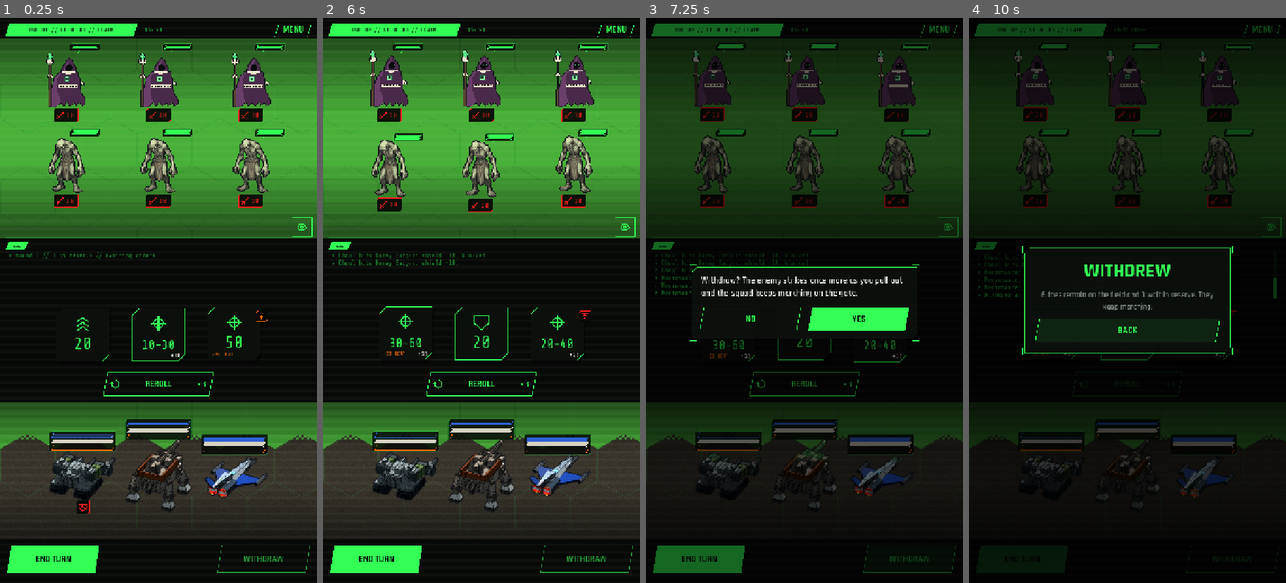
Above: before the commit, frames 1-4 (left to right).
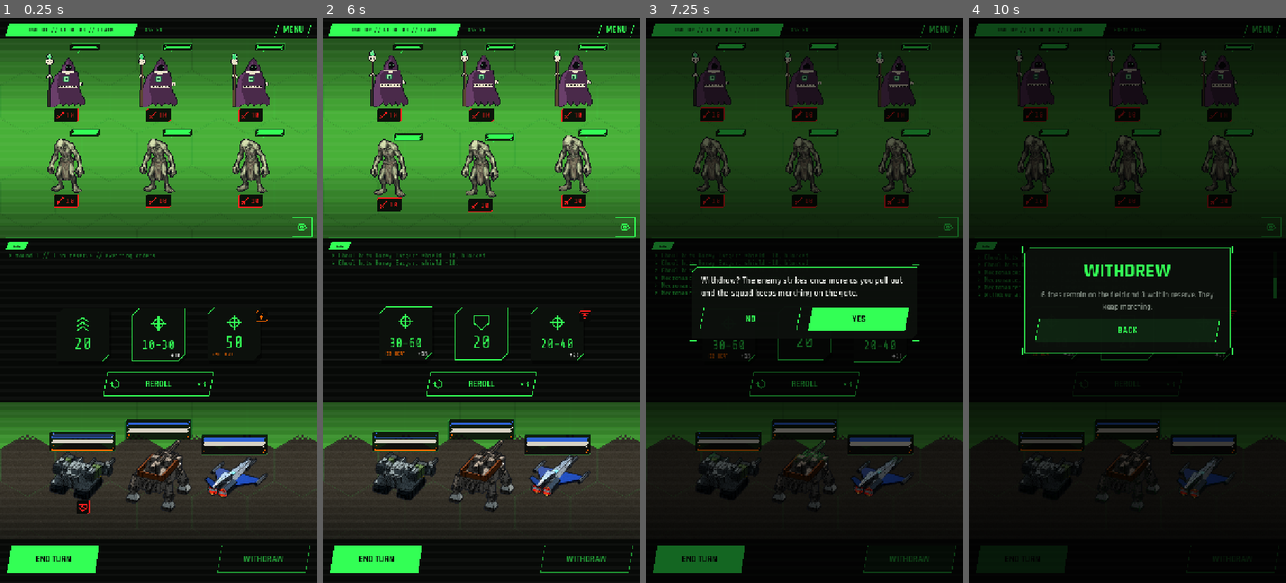
Above: after the commit, the same moments.

Repository: ryanjdmartin/riftgate
Game: Godot game, scene res://game/skirmish/skirmish_screen.tscn
The game is run twice, just before and just after one commit, with the same random seed, the same clock (stepped at 60 frames per second) and the same inputs. This scene is started directly instead of the project's main scene.
Inputs (mouse positions are in pixels of both pictures, inside the frame that each line leads up to):
- Up to frame 1 (0.25 s): no input
- Up to frame 2 (6 s): click (624, 227) at 0.5 s; click "REROLL" at 1.25 s; click "END TURN" at 2 s; click "WITHDRAW" at 2.75 s; click (624, 227) at 3.5 s; click "REROLL" at 4.25 s; click "END TURN" at 5 s; click "YES" at 5.75 s
- Up to frame 3 (7.25 s): click "WITHDRAW" at 6.5 s
- Up to frame 4 (10 s): click "YES" at 7.25 s; click (1270, 227) at 8 s; click "MENU" at 8.75 s; click "BACK" at 9.5 s

The runs differ from the first frame. In frame 1, 1.9% of the frame differs, in the area x 14-86%, y 6-31%; in frame 2, 1.8%; in frame 3, 1.3%; in frame 4, 1.0%.

Commit message:
The sheen per view: the skirmish sets a hotter one (5.4) for its rear pose, the codex is the reference (3.6), the map stays at the base
Co-Authored-By: Claude Fable 5.1 <noreply@anthropic.com>

Diff:
--- a/game/skirmish/skirmish_screen.gd
+++ b/game/skirmish/skirmish_screen.gd
@@ -293,6 +293,7 @@
 		if not look.is_empty():
 			var maker := str(ContentDB.load_default().chassis.get(ms.unit.chassis_id, {}).get("maker", "minerva"))
 			var view := MechView3D.make(ms.unit.chassis_id, maker, look, "badger", MechView3D.YAW_SKIRMISH, Vector2i.ZERO, false, ms.unit.paint)
+			view.set_sheen(MechView3D.SHEEN_SKIRMISH)   # the rear pose needs more to shine like the codex
 			# Idle: an aircraft hovers, a hover chassis skims, a ground machine stands still
 			# (its idle is limb movement, which waits on annotated joints).
 			if ms.unit.traits.has("flyer"):
--- a/game/ui/mech_view_3d.gd
+++ b/game/ui/mech_view_3d.gd
@@ -124,15 +124,26 @@
 ## north-south and the map's and skirmish's three-quarter pose never does (Ryan, 22
 ## September). Its cull mask keeps it off the matte makers; chrome shows no diffuse, so
 ## on Kestrel and the Arsenal it is pure highlight. A child of the camera.
-static func sheen_light() -> DirectionalLight3D:
+const SHEEN := 3.6            # hot on purpose: on a phone an effect has to be exaggerated to be obvious (Ryan, 22 September)
+const SHEEN_SKIRMISH := 5.4   # the skirmish's rear pose shows fewer facets to the light; hotter to match the codex (Ryan)
+
+
+static func sheen_light(energy: float = SHEEN) -> DirectionalLight3D:
 	var l := DirectionalLight3D.new()
 	l.name = "Sheen"
-	l.light_energy = 3.6   # hot on purpose: on a phone an effect has to be exaggerated to be obvious (Ryan, 22 September)
+	l.light_energy = energy
 	l.light_specular = 1.0
 	l.shadow_enabled = false
 	l.light_cull_mask = 1 << (SHEEN_LAYER - 1)
 	l.rotation_degrees = Vector3(-50.0, 0.0, 0.0)   # from well above the camera, so the spine's upper strakes catch it at the skirmish's rear pose too
 	return l
+
+
+## How hot this view's sheen is; the skirmish asks for more than the codex.
+func set_sheen(energy: float) -> void:
+	var l := _camera.get_node_or_null("Sheen")
+	if l is DirectionalLight3D:
+		(l as DirectionalLight3D).light_energy = energy
 
 
 static func has_model(chassis_id: String) -> bool:
Not shown, changed: docs/status.md
